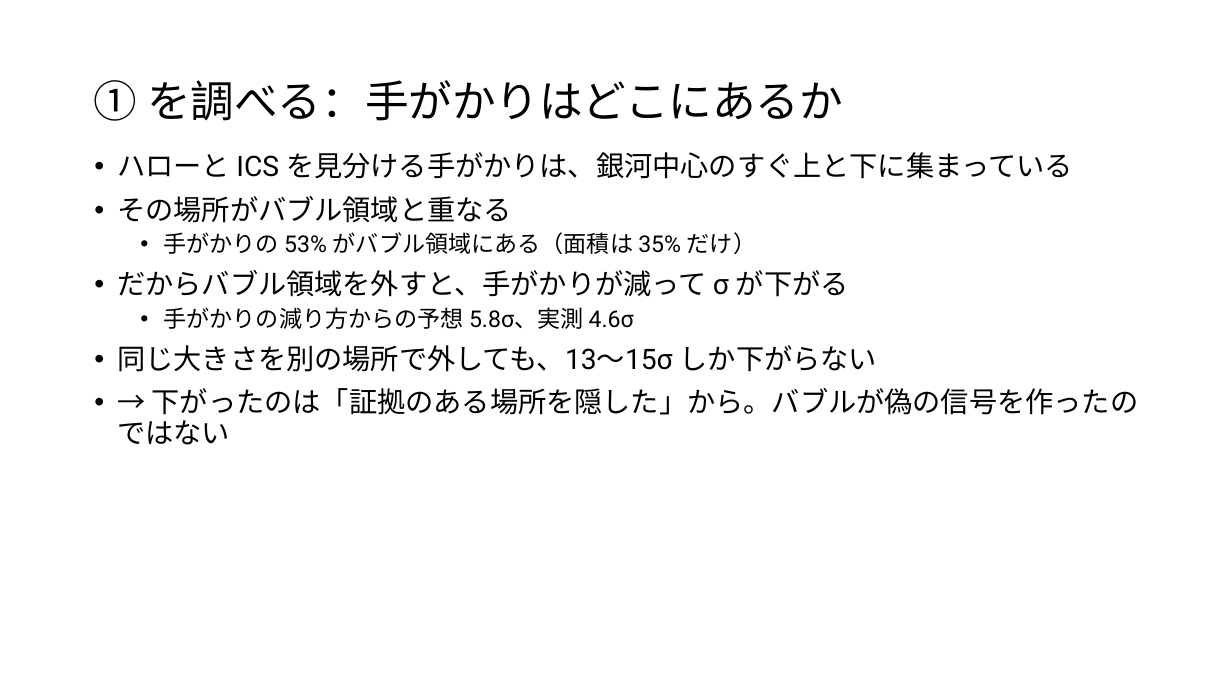
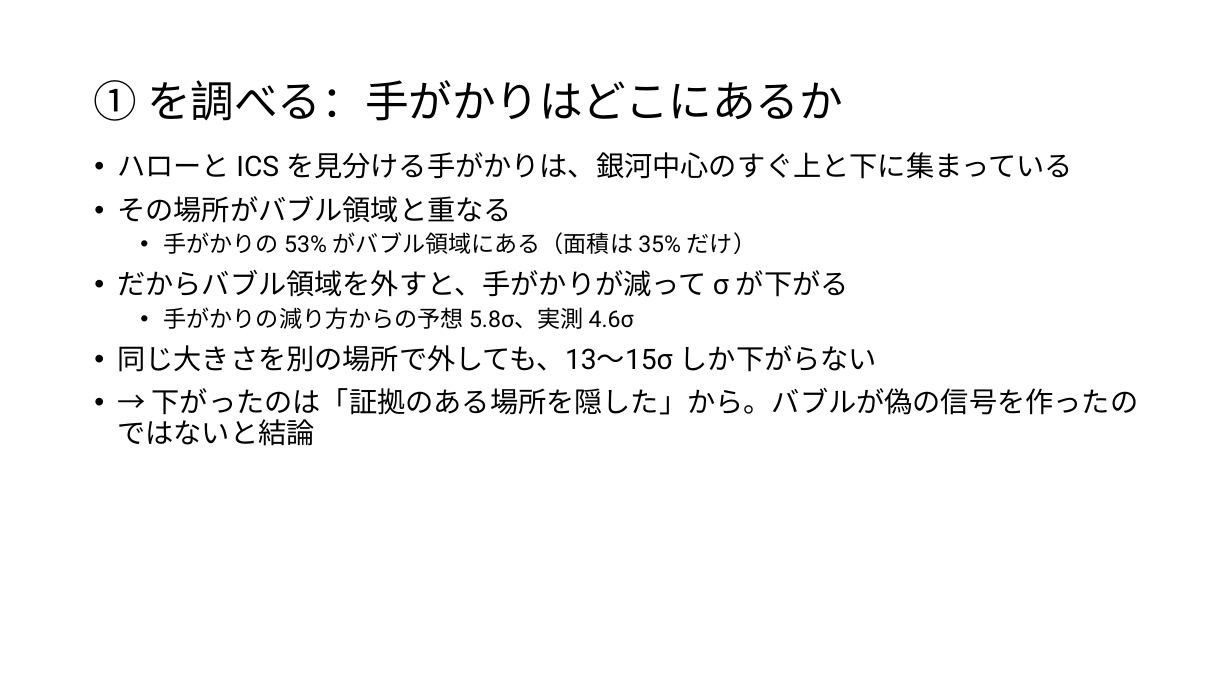
Before and after one commit to Mikann20041029/darkmatter-slides, a slide deck: slide 24 of slides/2026-10-03_研究進捗報告_claude_夕方版.pptx. Drawn at 1232x693 pixels with LibreOffice and Linux fonts; fonts in the diff are those of the drawing. Boxes give left, top, right and bottom in pixels: in the first picture for what was removed or moved away, otherwise in the second. Text is boxed around its words. In the diff, an @@ line names an element or a change of style, - is before the commit and + after.

Commit message:
slides: 本人の編集版を更新 (10-05 14:54)

```diff
--- a/slides/2026-10-03_研究進捗報告_claude_夕方版.pptx
+++ b/slides/2026-10-03_研究進捗報告_claude_夕方版.pptx
@@ text at [117, 388, 1138, 446]: text changed @@
-• → 下がったのは「証拠のある場所を隠した」から。バブルが偽の信号を作ったのではない
+• → 下がったのは「証拠のある場所を隠した」から。バブルが偽の信号を作ったのではないと結論
```
